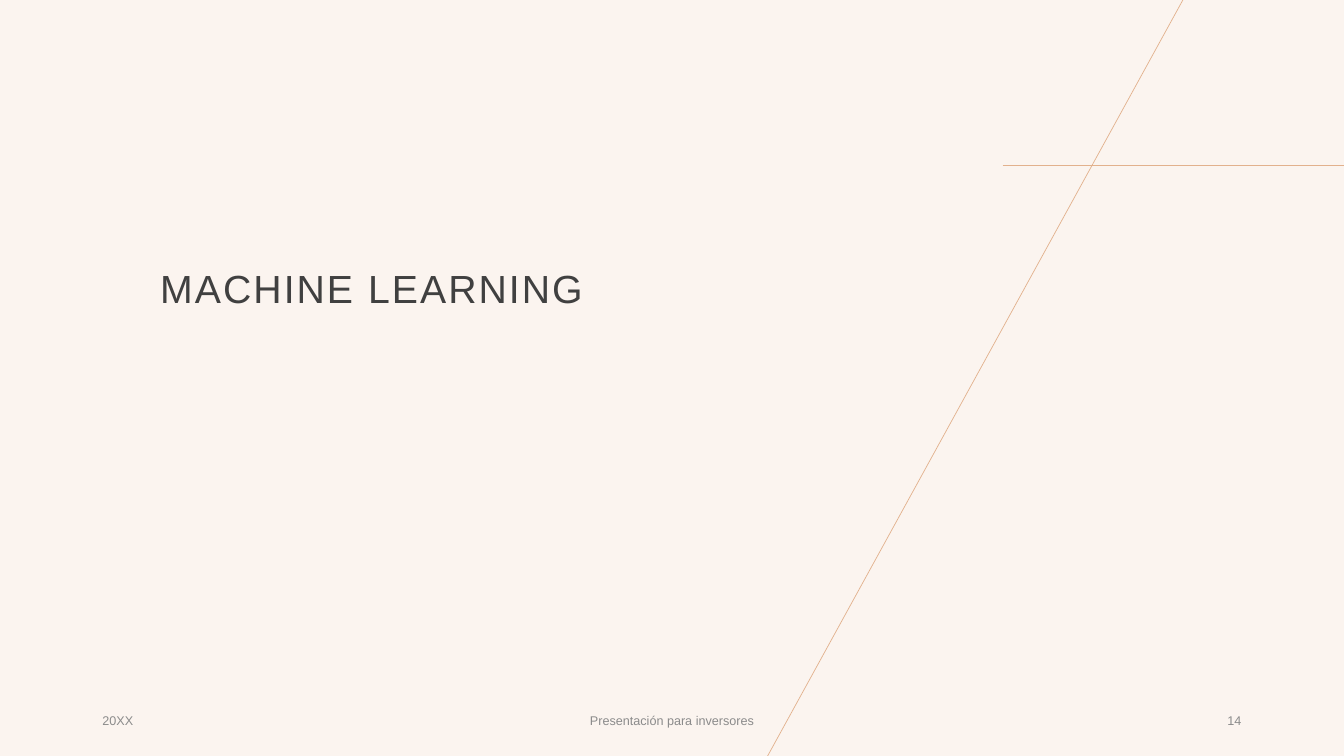
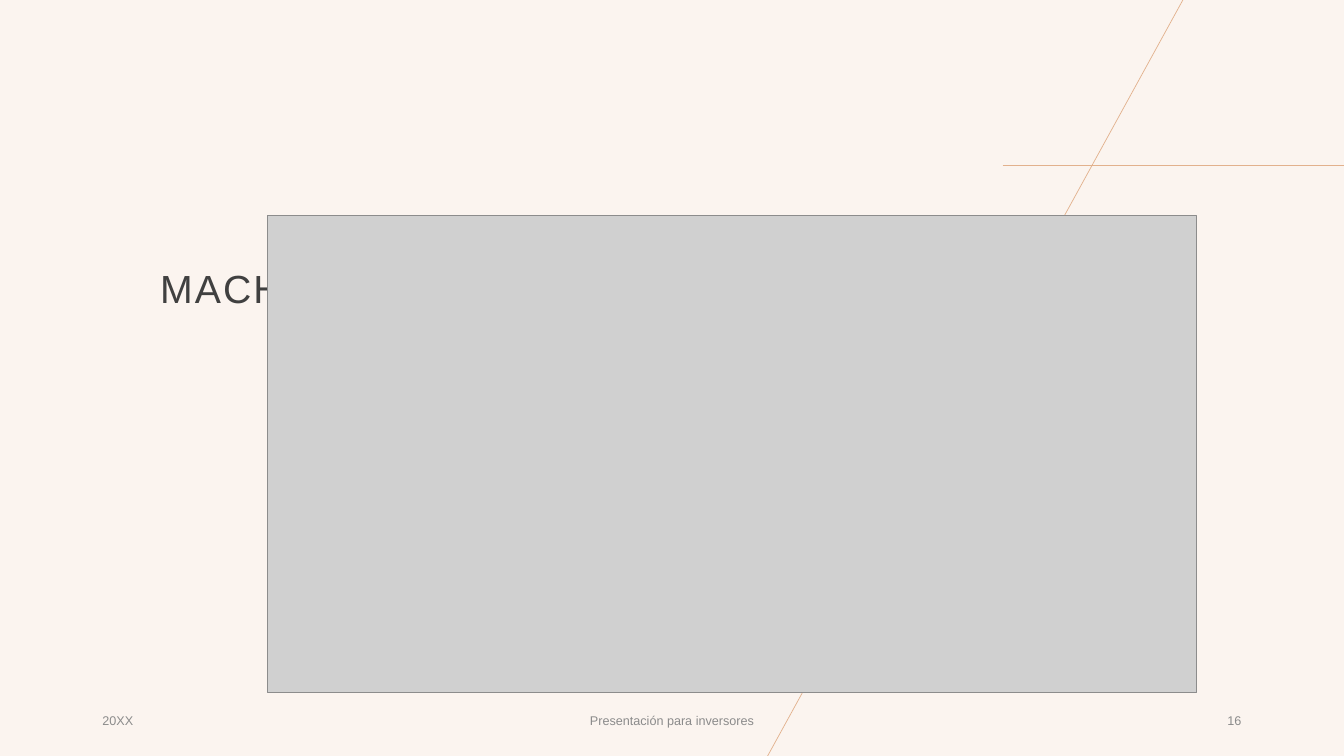
Before and after one commit to AlbertoLandinWork/PG-Olist-grupo12, a slide deck: slide 16 of presentaciones/Presentacion_Semana4.pptx (slide 14 before the commit). Drawn at 1344x756 pixels with LibreOffice and Linux fonts; fonts in the diff are those of the drawing; grey boxes stand for pictures. Boxes give left, top, right and bottom in pixels: in the first picture for what was removed or moved away, otherwise in the second. Text is boxed around its words. In the diff, an @@ line names an element or a change of style, - is before the commit and + after.

```diff
--- a/presentaciones/Presentacion_Semana4.pptx
+++ b/presentaciones/Presentacion_Semana4.pptx
@@ picture added at (x1=267, y1=216, x2=1197, y2=694) @@
@@ page number at (x1=1227, y1=716, x2=1241, y2=725): text changed @@
-14
+16
```
Also in this commit, not shown: 6 other slides changed, 3 slides added, 1 slide removed.
